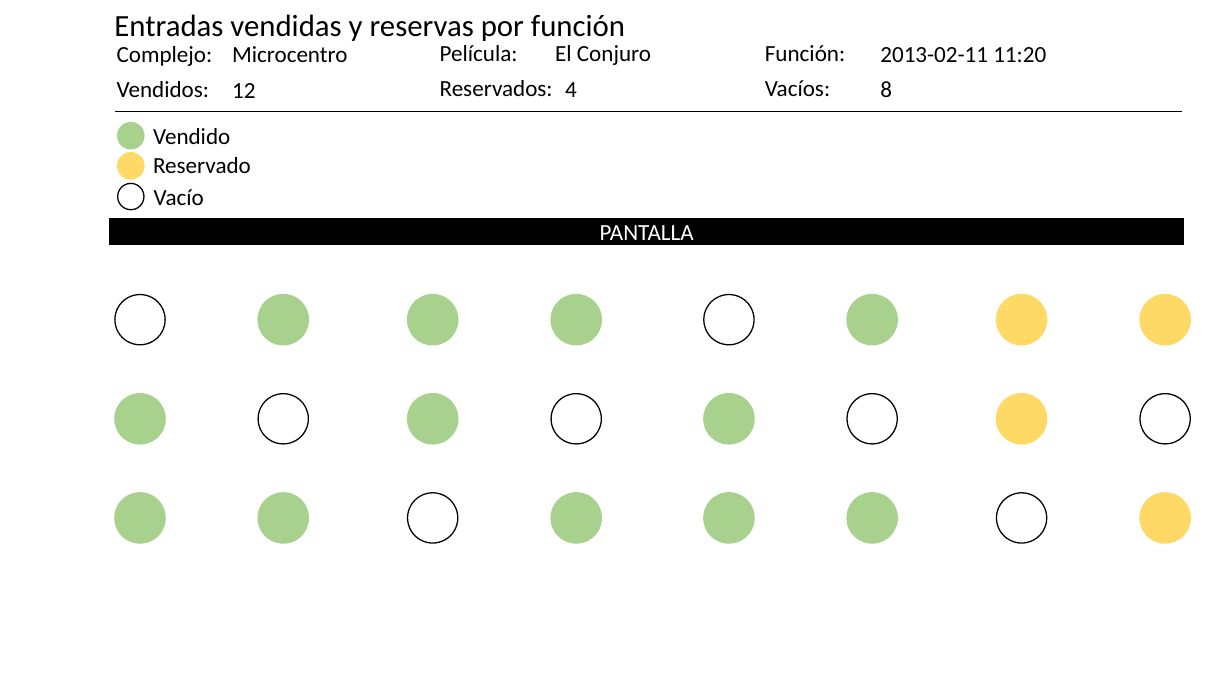
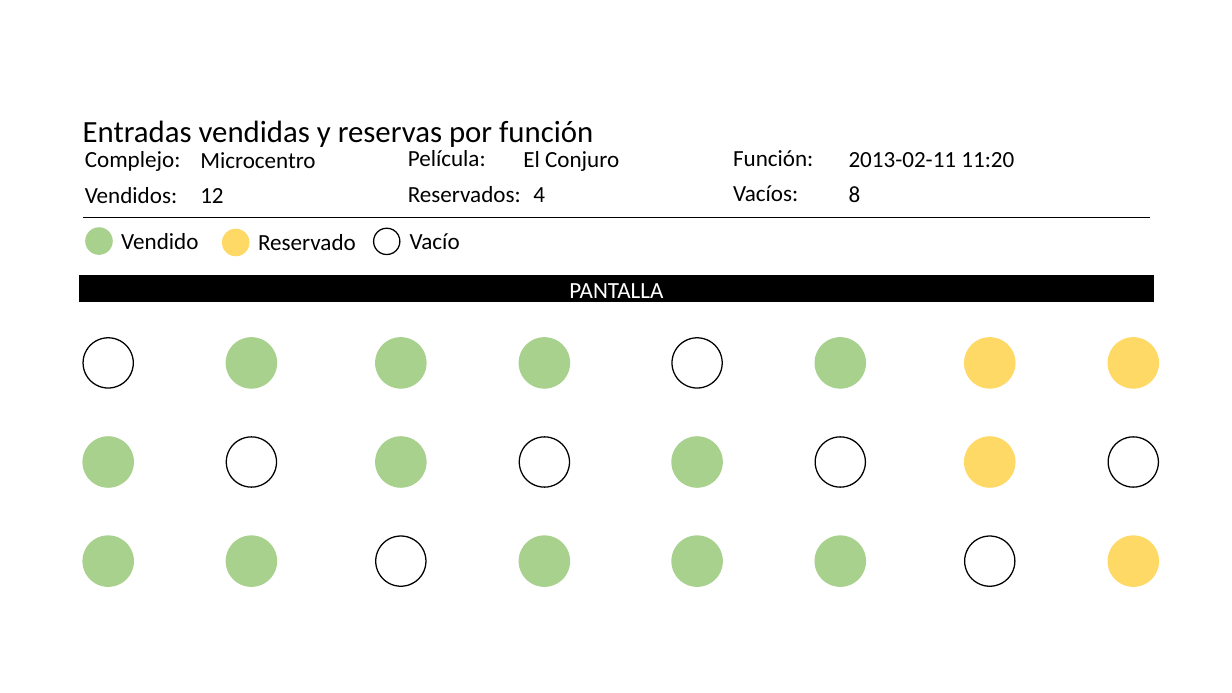
Before and after one commit to dschenkelman/a-malazan-wolvering, a slide deck: slide 2 of docs/Wireframes/[Backend]Reportes.pptx (slide 1 before the commit). Drawn at 1232x693 pixels with LibreOffice and Linux fonts; fonts in the diff are those of the drawing. Boxes give left, top, right and bottom in pixels: in the first picture for what was removed or moved away, otherwise in the second. Text is boxed around its words. In the diff, an @@ line names an element or a change of style, - is before the commit and + after.

```diff
--- a/docs/Wireframes/[Backend]Reportes.pptx
+++ b/docs/Wireframes/[Backend]Reportes.pptx
@@ 14 texts, 1 ellipse, 1 line: place and size @@
-14 texts, 1 ellipse, 1 line at [114, 14, 1182, 150]
+14 texts, 1 ellipse, 1 line at [83, 120, 1150, 255]
@@ ellipse: place and size @@
-ellipse at [117, 152, 144, 179]
+ellipse at [223, 229, 250, 256]
@@ text "Reservado": place and size @@
-text "Reservado" at [153, 157, 251, 173]
+text "Reservado" at [258, 234, 356, 250]
@@ ellipse: place and size @@
-ellipse at [117, 184, 144, 211]
+ellipse at [373, 228, 400, 255]
@@ text "Vacío": place and size @@
-text "Vacío" at [154, 189, 204, 205]
+text "Vacío" at [410, 233, 460, 249]
@@ rectangle "PANTALLA": place and size @@
-rectangle "PANTALLA" at [110, 218, 1184, 244]
+rectangle "PANTALLA" at [79, 276, 1153, 302]
@@ 18 ellipses: place and size @@
-18 ellipses at [115, 295, 1046, 543]
+18 ellipses at [83, 338, 1015, 586]
@@ 6 ellipses: place and size @@
-6 ellipses at [848, 295, 1190, 543]
+6 ellipses at [815, 338, 1158, 586]
```
Also in this commit, not shown: 2 other slides changed, 1 slide added.
